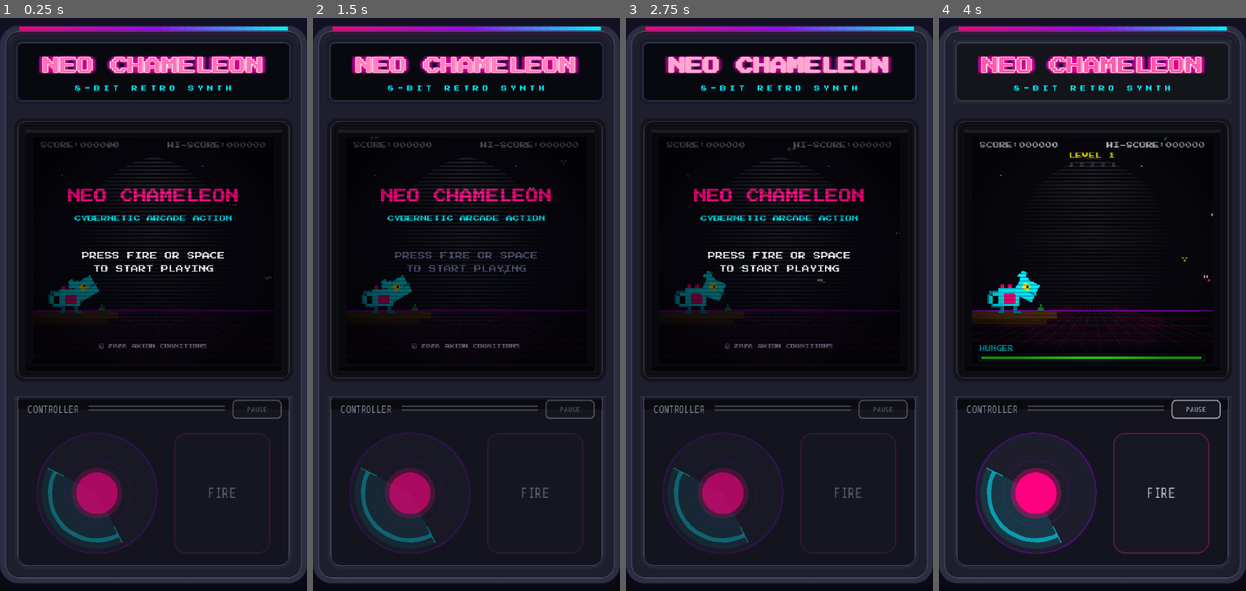
Above: before the commit, frames 1-4 (left to right).
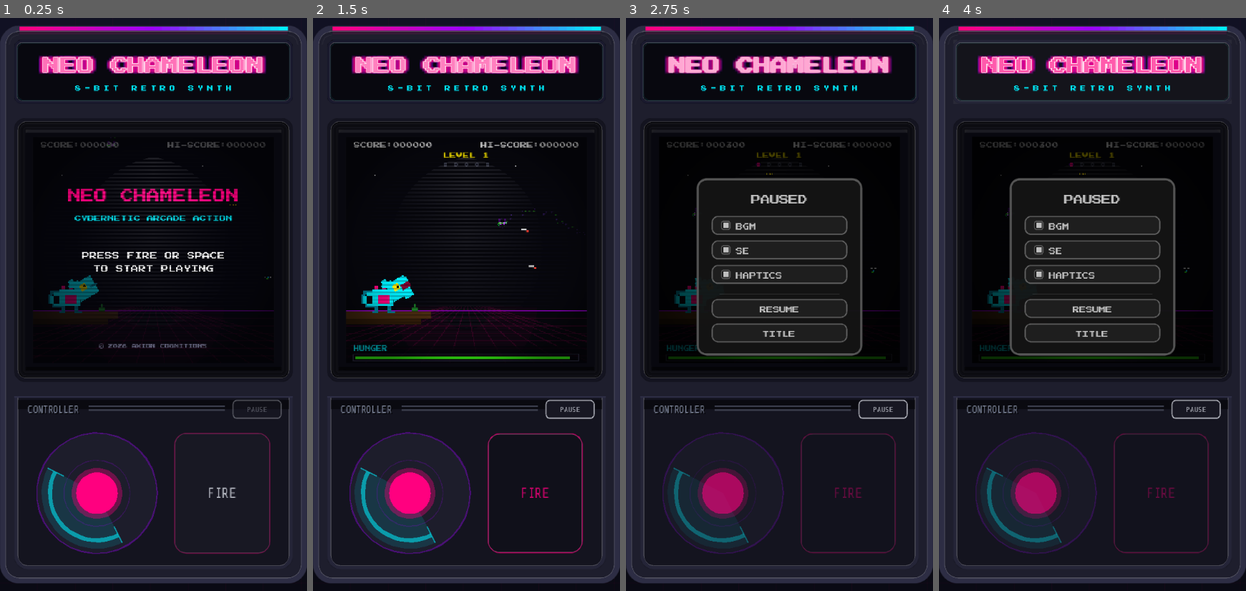
Above: after the commit, the same moments.

Repository: nyapp/chameleon
Game: Godot game, scene res://scenes/CabinetScene.tscn
Same seed, same stepped clock (60 frames per second), same inputs: the game is played once before the commit and once after it.
Inputs (mouse positions are in pixels of both pictures, inside the frame that each line leads up to):
- Up to frame 1 (0.25 s): no input
- Up to frame 2 (1.5 s): tap Enter at 0.5 s; drag from (411, 493) to (497, 178) at 0.52 s; drag from (534, 493) to (451, 419) at 1.27 s
- Up to frame 3 (2.75 s): move the mouse to (883, 407) at 2.02 s; hold Right (aim_right) from 2.03 s (still down); click (883, 407) at 2.17 s
- Up to frame 4 (4 s): release Right (aim_right) at 2.75 s; drag from (1077, 419) to (1000, 218) at 2.77 s; move the mouse to (1184, 390) at 3.52 s; tap Y at 3.6 s; click (1184, 390) at 3.67 s; tap Space at 3.77 s

The runs differ from the first frame. In frame 1, 2.2% of the frame differs, in the area x 11-89%, y 72-94%; in frame 2, 6.4%; in frame 3, 8.7%, in the area x 13-92%, y 21-94%; in frame 4, 8.7%.

Commit message:
feat: improve game state handling for interactive elements, refine button and analog stick responsiveness, and update overlay text for clarity

Diff:
--- a/scripts/CabinetFireButton.gd
+++ b/scripts/CabinetFireButton.gd
@@ -75,17 +75,20 @@
 func _button_rect() -> Rect2:
 	return Rect2(Vector2.ZERO, size)
 
+func _is_actionable() -> bool:
+	return GameState.state in ["TITLE", "GAMEOVER", "PLAYING"]
+
 func _process(_delta: float) -> void:
 	if Engine.is_editor_hint():
 		return
-	var playing: bool = GameState.state == "PLAYING"
-	modulate.a = 1.0 if playing else 0.45
-	mouse_filter = Control.MOUSE_FILTER_STOP if playing else Control.MOUSE_FILTER_IGNORE
+	var actionable: bool = _is_actionable()
+	modulate.a = 1.0 if actionable else 0.45
+	mouse_filter = Control.MOUSE_FILTER_STOP if actionable else Control.MOUSE_FILTER_IGNORE
 
 func _gui_input(event: InputEvent) -> void:
 	if Engine.is_editor_hint():
 		return
-	if GameState.state != "PLAYING":
+	if not _is_actionable():
 		return
 
 	var local_pos := Vector2.ZERO
--- a/scripts/MainScene.gd
+++ b/scripts/MainScene.gd
@@ -78,7 +78,15 @@
 	_trigger_shoot()
 
 func on_fire_pressed() -> void:
-	_trigger_shoot()
+	if GameState.state == "TITLE" and overlay_draw and overlay_draw.confirming_high_score_reset:
+		return
+	match GameState.state:
+		"TITLE":
+			_start_game()
+		"GAMEOVER":
+			_dismiss_game_over()
+		"PLAYING":
+			_trigger_shoot()
 
 # ─── ブートアニメ ────────────────────────────────────────────
 func _trigger_boot_animation() -> void:
--- a/scripts/OverlayDraw.gd
+++ b/scripts/OverlayDraw.gd
@@ -110,7 +110,7 @@
 
 	var flash: bool = int(Time.get_ticks_msec() / 400) % 2 == 0
 	var flash_color: Color = Color.WHITE if flash else Color(0.306, 0.306, 0.427)
-	var start_label: String = "TAP TO START" if DisplayServer.is_touchscreen_available() else "PRESS FIRE OR SPACE"
+	var start_label: String = "TAP TO FIRE" if DisplayServer.is_touchscreen_available() else "PRESS FIRE OR SPACE"
 	draw_string(font,
 		Vector2(0, 130),
 		start_label, HORIZONTAL_ALIGNMENT_CENTER, CANVAS_W, 8, flash_color)
--- a/scripts/VirtualAnalogStick.gd
+++ b/scripts/VirtualAnalogStick.gd
@@ -89,12 +89,24 @@
 	size = custom_minimum_size
 	queue_redraw()
 
+func _is_interactive() -> bool:
+	return GameState.state in ["TITLE", "GAMEOVER", "PLAYING"]
+
+func _is_playing() -> bool:
+	return GameState.state == "PLAYING"
+
+func _knob_center() -> Vector2:
+	return size * 0.5 + _knob_offset
+
+func _is_knob_hit(local_pos: Vector2) -> bool:
+	return local_pos.distance_to(_knob_center()) <= knob_outer_radius
+
 func _process(_delta: float) -> void:
 	if Engine.is_editor_hint():
 		return
-	var playing: bool = GameState.state == "PLAYING"
-	modulate.a = 1.0 if playing else 0.55
-	mouse_filter = Control.MOUSE_FILTER_STOP if playing else Control.MOUSE_FILTER_IGNORE
+	var interactive: bool = _is_interactive()
+	modulate.a = 1.0 if interactive else 0.55
+	mouse_filter = Control.MOUSE_FILTER_STOP if interactive else Control.MOUSE_FILTER_IGNORE
 
 func _on_game_state_changed(new_state: String) -> void:
 	if new_state != "PLAYING":
@@ -112,7 +124,14 @@
 			_finish_drag()
 			accept_event()
 			return
-	if GameState.state != "PLAYING":
+	if not _is_playing():
+		if GameState.state in ["TITLE", "GAMEOVER"]:
+			if event is InputEventScreenTouch and event.pressed and _is_knob_hit(event.position):
+				_emit_ui_tap()
+				accept_event()
+			elif event is InputEventMouseButton and event.button_index == MOUSE_BUTTON_LEFT and event.pressed and _is_knob_hit(event.position):
+				_emit_ui_tap()
+				accept_event()
 		return
 	if event is InputEventScreenTouch:
 		if event.pressed:
